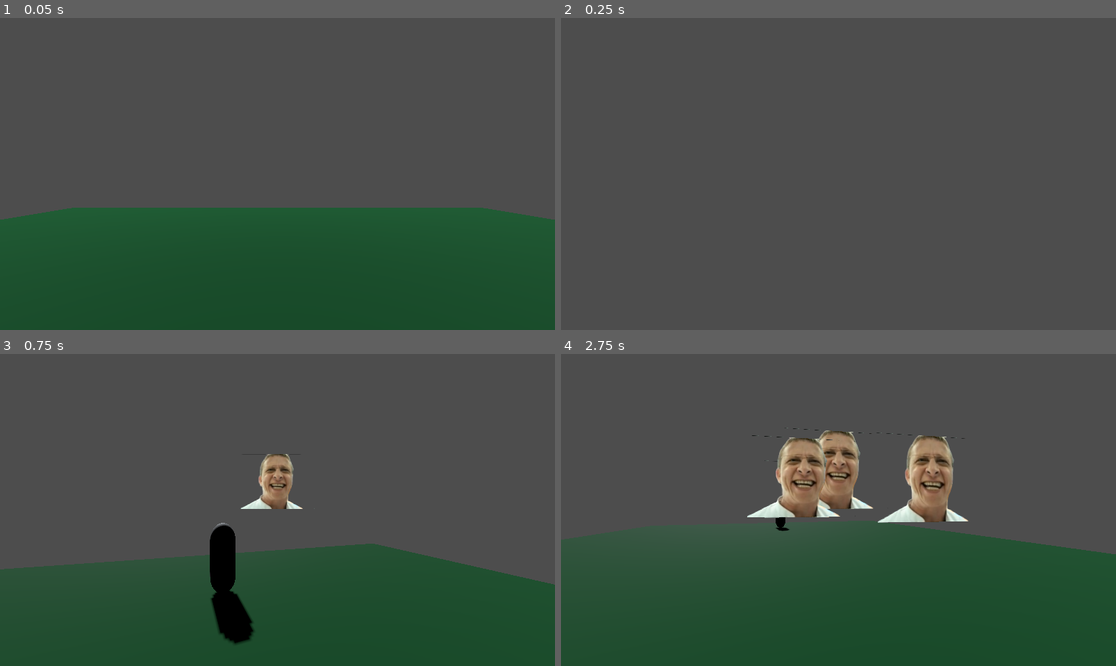
Above: before the commit, frames 1-4 (two rows, left to right).
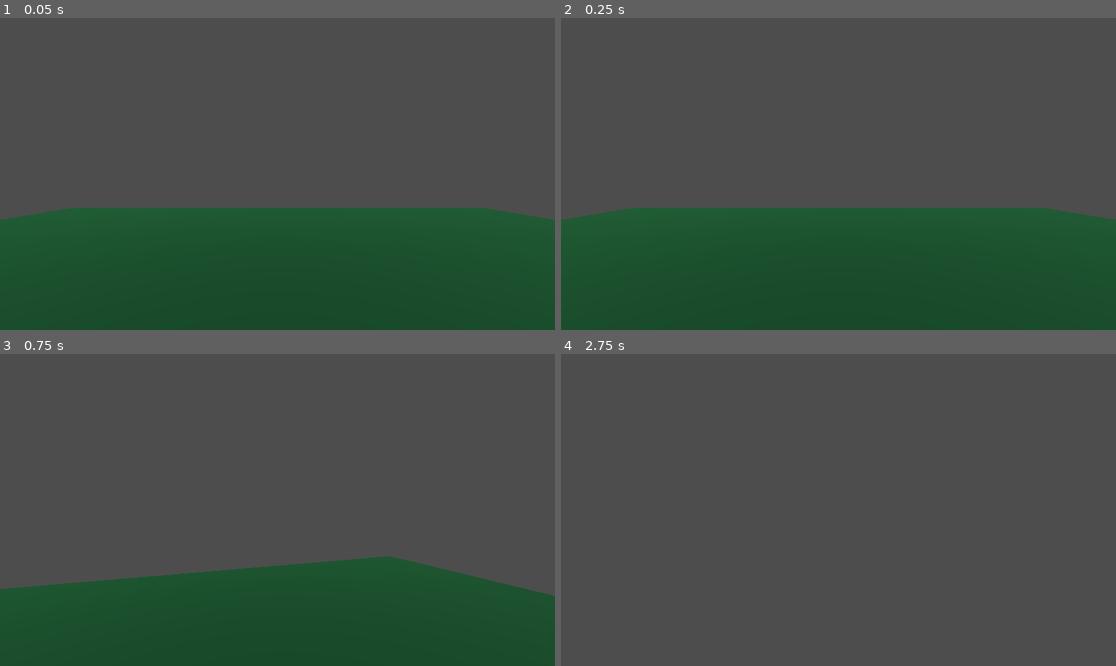
Above: after the commit, the same moments.

Repository: Weetson/careless-whisper
Game: Godot game, scene res://Scenes/root.tscn
Same seed, same stepped clock (60 frames per second), same inputs: the game is played once before the commit and once after it.
Inputs (mouse positions are in pixels of both pictures, inside the frame that each line leads up to):
- Up to frame 1 (0.05 s): no input
- Up to frame 2 (0.25 s): no input
- Up to frame 3 (0.75 s): tap Enter (ui_accept) at 0.5 s; move the mouse to (305, 510) at 0.52 s; hold W (ui_up) from 0.53 s (still down)
- Up to frame 4 (2.75 s): keep holding W (ui_up); tap Enter (ui_accept) at 0.77, 1.52 s; move the mouse to (810, 510) at 1.27 s; move the mouse to (849, 503) at 2.02 s

Frame 1 is identical in both runs. In frame 2, 39% of the frame differs, in the area x 0-100%, y 60-100%; in frame 3, 7.3%; in frame 4, 47%, in the area x 0-100%, y 23-100%.

Commit message:
Ohlob try

Diff:
--- a/Scenes/root.tscn
+++ b/Scenes/root.tscn
@@ -1,7 +1,6 @@
-[gd_scene load_steps=9 format=3 uid="uid://bc0p0lh18b6ty"]
+[gd_scene load_steps=8 format=3 uid="uid://bc0p0lh18b6ty"]
 
 [ext_resource type="Script" path="res://Scripts/player.gd" id="1_wxqqr"]
-[ext_resource type="Script" path="res://Scripts/camera.gd" id="2_sdo0m"]
 
 [sub_resource type="StandardMaterial3D" id="StandardMaterial3D_apdxf"]
 albedo_color = Color(5.53504e-07, 0.342553, 0.148678, 1)
@@ -41,7 +40,6 @@
 transform = Transform3D(1, 0, 0, 0, 1, 0, 0, 0, 1, 0, 0.65, 0)
 
 [node name="camera" type="Camera3D" parent="player/camerapoint"]
-script = ExtResource("2_sdo0m")
 
 [node name="MeshInstance3D" type="MeshInstance3D" parent="."]
 transform = Transform3D(0.7, 0, 0, 0, 1, 0, 0, 0, 0.7, 0, 1, 5)
--- a/Scripts/camera.gd
+++ b/Scripts/camera.gd
@@ -3,14 +3,15 @@
 var last_rotation : Vector3 = Vector3.ZERO
 var chance_to_spawn : float = 0.1  # Шанс появления (10%)
 var tween : Tween = null
+var enemy_spawned = false
 
 func _process(delta):
 	var rotation_difference = (global_transform.basis.get_euler() - last_rotation).length()
-	spawn_enemy()
-	#if rotation_difference > 3.14 / 6:  # Проверяем поворот на 30 градусов
-		#last_rotation = global_transform.basis.get_euler()
-		#if randf() < chance_to_spawn:
+	if rotation_difference > 3.14 / 6:  # Проверяем поворот на 30 градусов
+		last_rotation = global_transform.basis.get_euler()
+		if randf() < chance_to_spawn and not enemy_spawned:
 			#spawn_enemy()
+			enemy_spawned = true
 
 func spawn_enemy():
 	# Enemy scene load
@@ -21,7 +22,7 @@
 	get_parent().add_child(enemy)
 
 	# Позиция врага перед игроком
-	enemy.global_transform.origin = global_transform.origin + global_transform.basis.z.normalized() * 5
+	enemy.global_transform.origin = global_transform.origin + global_transform.basis.z.normalized() * 1
 
 	# Воспроизводим звук врага
 	var sound = enemy.get_node("ohlob/sound")
